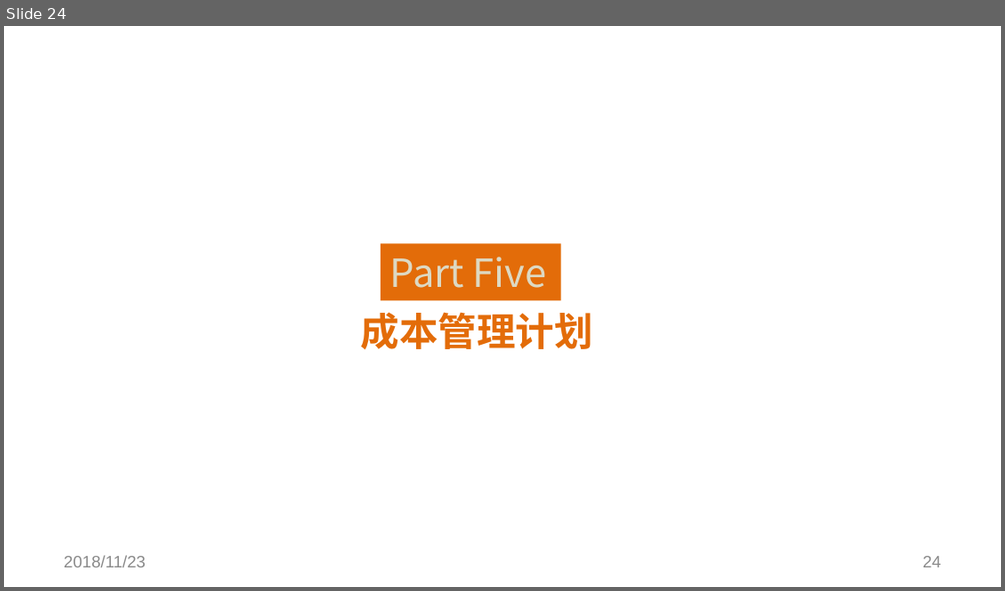
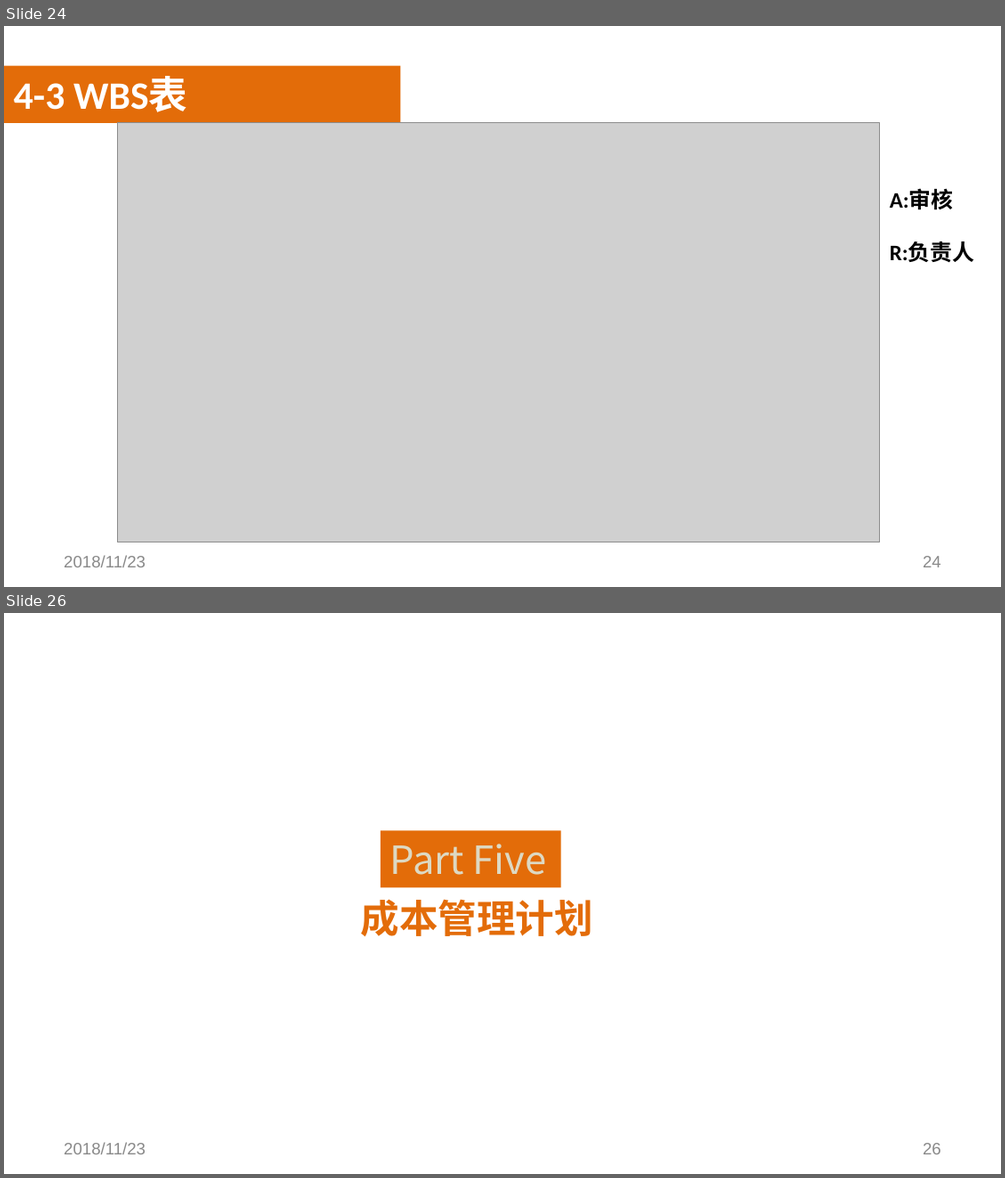
Before and after one commit to SoftwareRequirtmentsG02/Document, a slide deck: 案例教学系统/受控文档/分析设计/PPT/PRD2018-G02-需求工程PPT(III).pptx. Shown one above the other, each under a label of ours: slide 24 before the commit, slides 24 and 26 after it; the slides between them are not shown. The pictures are 1005x591 and 1005x1178 pixels, drawn with LibreOffice and Linux fonts; fonts in the diff are those of the drawing; grey boxes stand for pictures; background and template pictures are left out. Boxes give left, top, right and bottom in pixels: in the first picture for what was removed or moved away, otherwise in the second. Text is boxed around its words. In the diff, an @@ line names an element or a change of style, - is before the commit and + after.

```diff
--- a/案例教学系统/受控文档/分析设计/PPT/PRD2018-G02-需求工程PPT(III).pptx
+++ b/案例教学系统/受控文档/分析设计/PPT/PRD2018-G02-需求工程PPT(III).pptx
@@ slide 24 added at (x1=4, y1=26, x2=1001, y2=587), background picture (left out) @@
@@ rectangle added at (x1=4, y1=66, x2=401, y2=123), fill #E36C09 @@
@@ text added at (x1=14, y1=77, x2=187, y2=112), 28 pt, text #FFFFFF, bold @@
+4-3 WBS表
@@ rectangle added at (x1=4, y1=95, x2=1001, y2=542), fill #FFFFFF at 50% opacity @@
@@ picture added at (x1=118, y1=123, x2=879, y2=541) @@
@@ text added at (x1=890, y1=190, x2=974, y2=263), 16 pt, text #000000, bold @@
+A:审核
+R:负责人
@@ text added at (x1=64, y1=555, x2=146, y2=567), 12 pt, text #898989 @@
+2018/11/23
@@ page number added at (x1=922, y1=556, x2=941, y2=567), 12 pt, text #898989 @@
+24
@@ what was slide 24 is now slide 26 @@
@@ page number at (x1=922, y1=1143, x2=941, y2=1154): text changed @@
-24
+26
```
Also in this commit, not shown: 9 slides changed, 1 other slide added, 2 slides removed, 2 other files.
